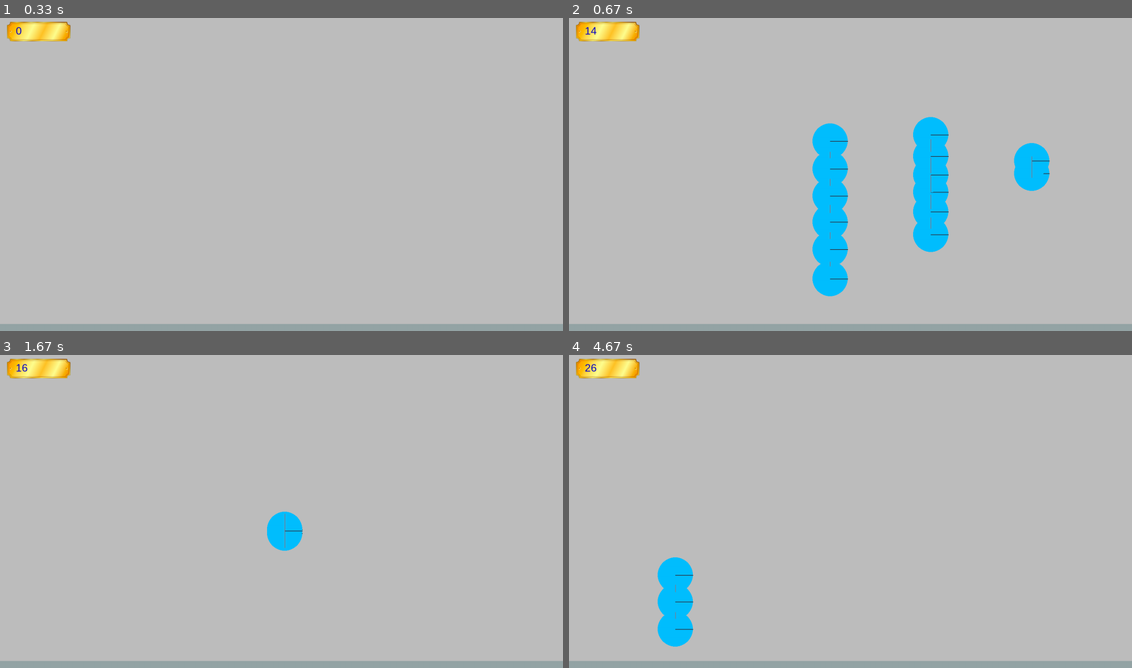
Above: before the commit, frames 1-4 (two rows, left to right).
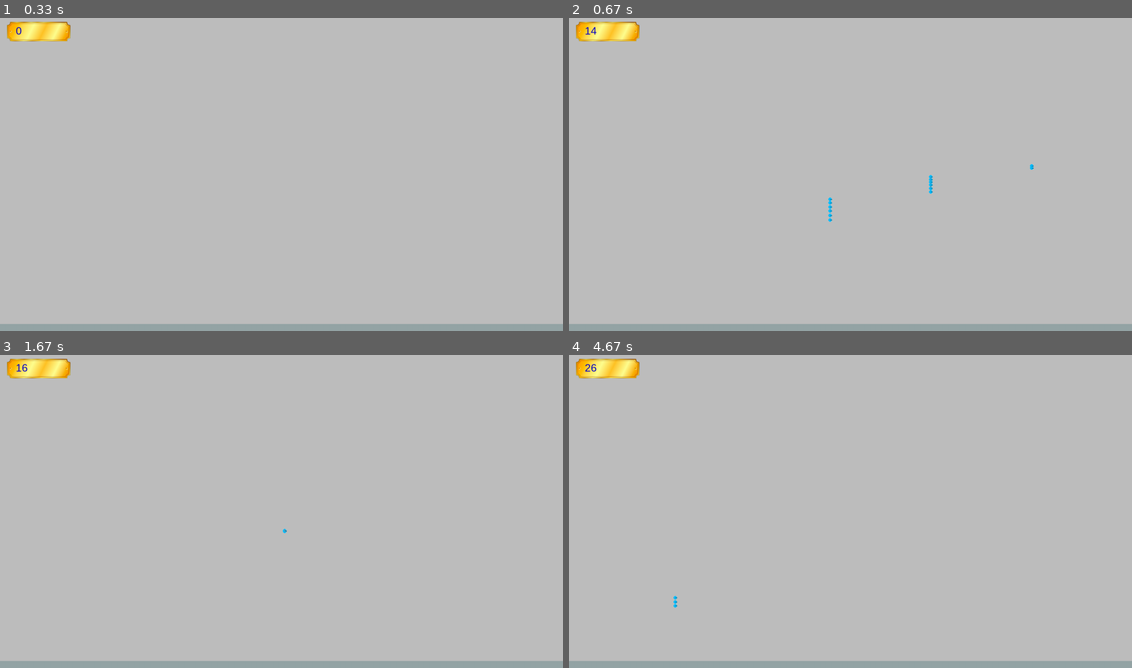
Above: after the commit, the same moments.

Repository: xxxkaRUchxxx/pygame_physics
Game: pygame game, started from pymunk/main.py
The game is run twice, just before and just after one commit, with the same random seed, the same clock (stepped at 60 frames per second) and the same inputs.
Inputs (mouse positions are in pixels of both pictures, inside the frame that each line leads up to):
- Up to frame 1 (0.33 s): no input
- Up to frame 2 (0.67 s): press the mouse at (827, 187) at 0.37 s; move the mouse to (929, 174) at 0.47 s; release the mouse at (1030, 165) at 0.6 s
- Up to frame 3 (1.67 s): hold Up 0.67-1.13 s; click (287, 530) at 1.62 s
- Up to frame 4 (4.67 s): hold Up 1.9-2.2 s; move the mouse to (906, 580) at 2.63 s; click (906, 580) at 2.68 s; hold Up 2.97-3.27 s; move the mouse to (675, 461) at 3.3 s; click (675, 461) at 3.35 s; hold Up 3.63-4 s; click (675, 583) at 4.42 s

Frame 1 is identical in both runs. In frame 2, 6.3% of the frame differs, in the area x 43-86%, y 31-90%; in frame 3, 0.6%; in frame 4, 1.5%.

Commit message:
edit setting phisics ball_1

Diff:
--- a/pymunk/main.py
+++ b/pymunk/main.py
@@ -71,7 +71,7 @@
     mouse = pg.mouse.get_pressed()
     try:
         if mouse[0]:
-            create_ball(space, event.pos)
+            create_ball(space, event.pos, 50, 5)
             count += 1
         if mouse[1]:
             create_ball(space, event.pos, 50, 75, (255, 0, 0, 0.8))
